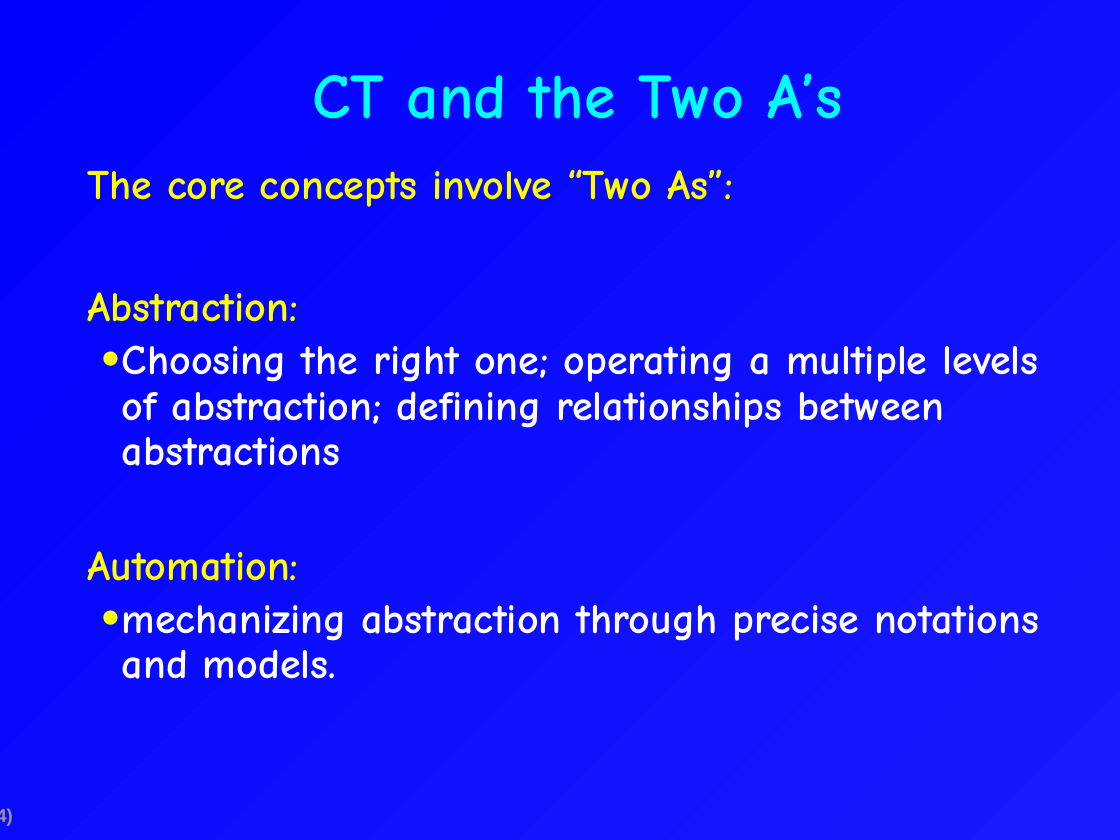
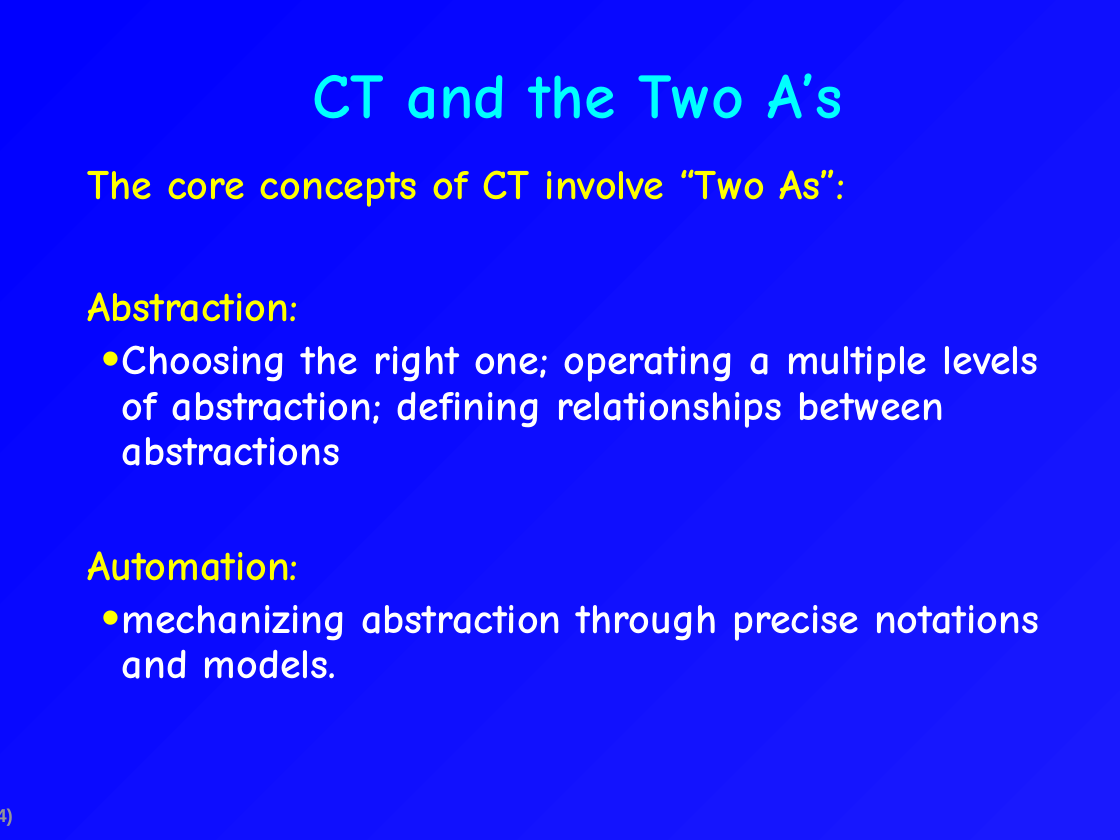
Before and after one commit to csdl/techreports, a slide deck: slide 4 of techreports/09-11/CPATH.Pitch.ppt. Drawn at 1120x840 pixels with LibreOffice and Linux fonts; fonts in the diff are those of the drawing. Boxes give left, top, right and bottom in pixels: in the first picture for what was removed or moved away, otherwise in the second. Text is boxed around its words. In the diff, an @@ line names an element or a change of style, - is before the commit and + after.

```diff
--- a/techreports/09-11/CPATH.Pitch.ppt
+++ b/techreports/09-11/CPATH.Pitch.ppt
@@ text at (x1=87, y1=169, x2=845, y2=207): text changed @@
-  The core concepts involve “Two As”:
+  The core concepts of CT involve “Two As”:
```
Also in this commit, not shown: 1 other slide changed, 14 slides added, 1 slide removed, 1 other file.
